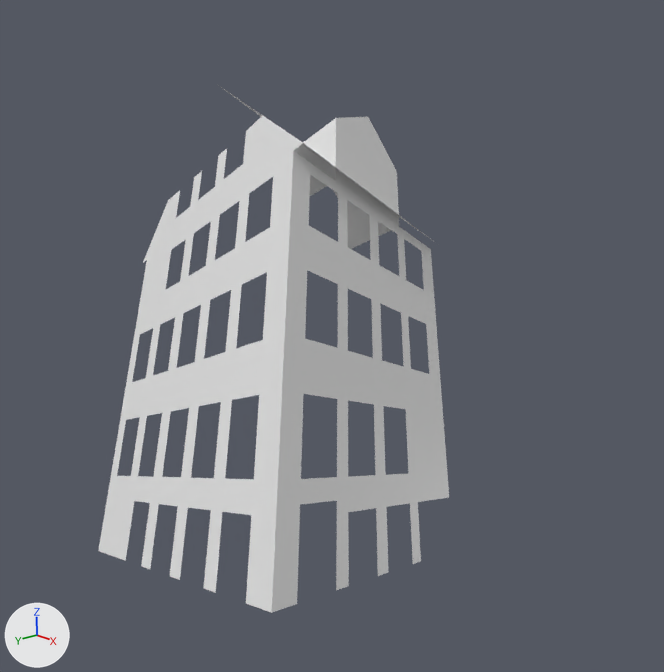
What one commit did to the Blender file Assets/Art/3D Models/Building2.blend.
Camera for both pictures: the file's camera 'redbuilding.fspy'. Arrows for +X, +Y and +Z are at lower left; the lights stay in place.
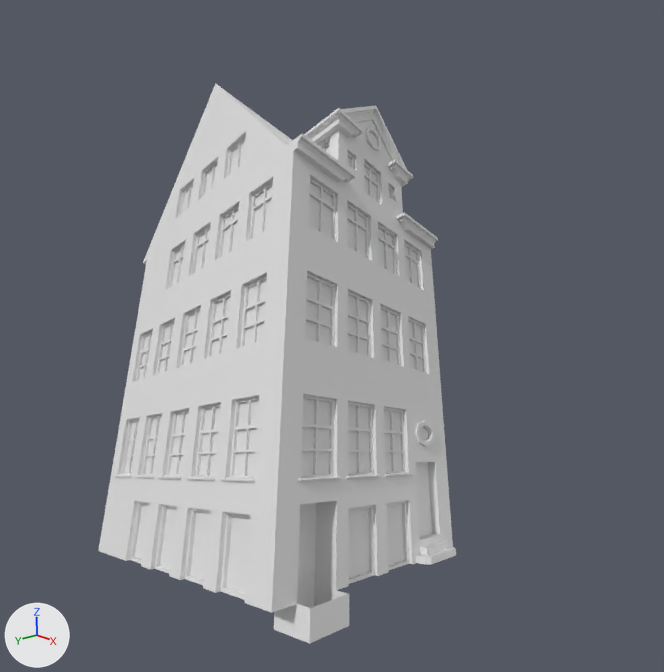
The change, as a diff of the scene's bpy script:
```diff
--- a/Assets/Art/3D Models/Building2.blend.py
+++ b/Assets/Art/3D Models/Building2.blend.py
@@ me_cube_001 @@
 # used by ob_cube; location = (1.22, 0.54, -3.99)
-me_cube_001.from_pydata(...)  # 210 vertices, 143 faces, 4 loose edges; spans x -1.0..6.7, y -1.4..9.5, z -1.0..17.7
+me_cube_001.from_pydata(...)  # 2793 vertices, 2412 faces; spans x -1.1..6.7, y -1.5..9.5, z -1.6..17.7
+# me_cube_001 part 1: 10 vertices moved from x 1.3..4.2, y -1.0, z 0.7..10.3 to x 1.3..4.2, y -1.0, z 0.8..10.3; 16 vertices removed from x -1.0..6.7, y -1.4..3.5, z -1.0..13.3; 2599 vertices added at x -1.1..6.7, y -1.5..9.5, z -1.6..17.7
@@ ob_cube_001 @@
-ob_cube_001 = bpy.data.objects.new('Cube.001', me_cube_002)
-ob_cube_001.location = (3.83, 0.54, 7.77)
```

Pixel boxes [x1, y1, x2, y2] of what changed, in the pictures (664 x 672 px):
'Cube', reshaped (7% taller): before [98, 87, 449, 613]; after [98, 83, 456, 644]
'Cube.001', deleted: before [294, 117, 399, 249]
part 1 of me_cube_001, built on: before [159, 87, 440, 613]; after [114, 83, 456, 644]
